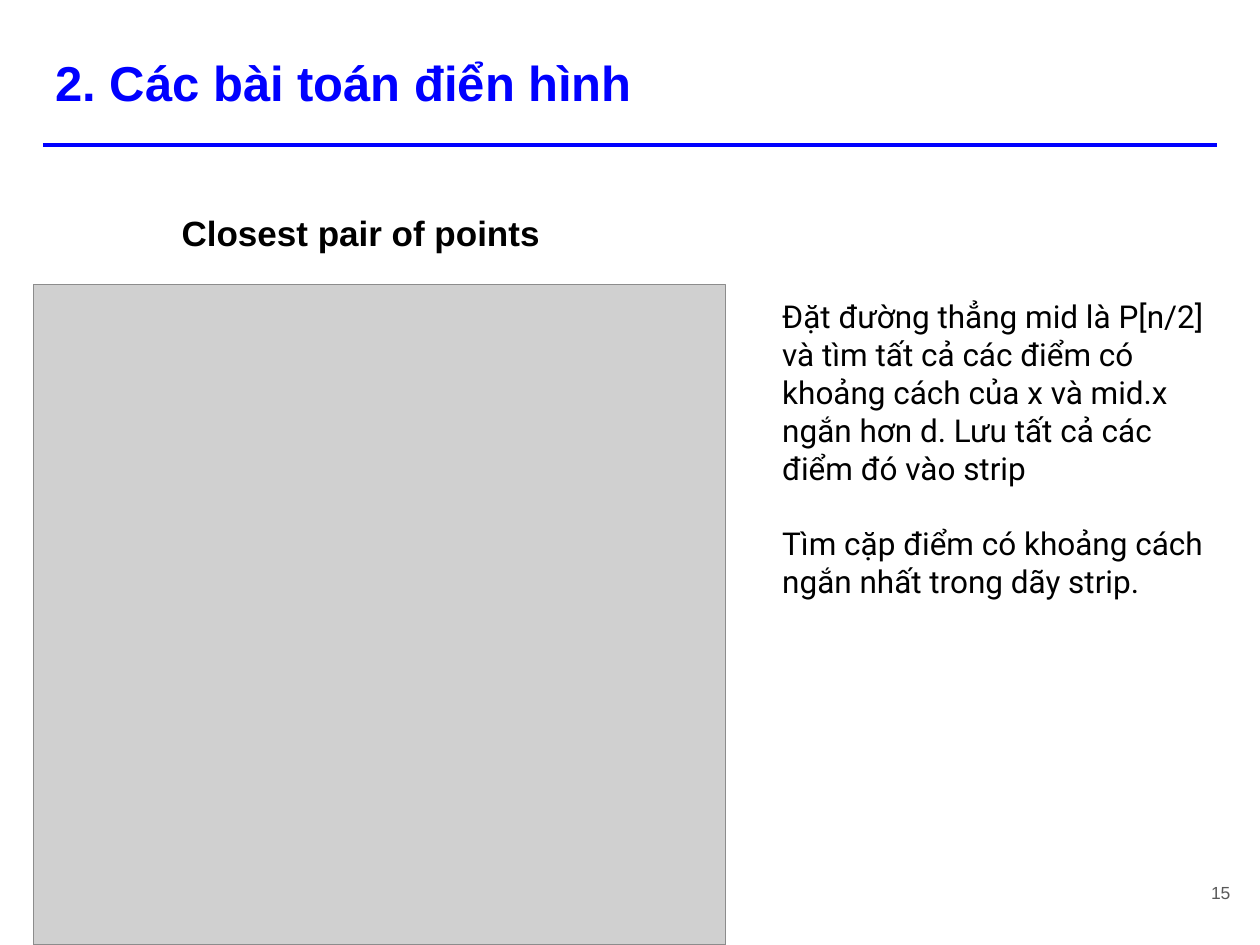
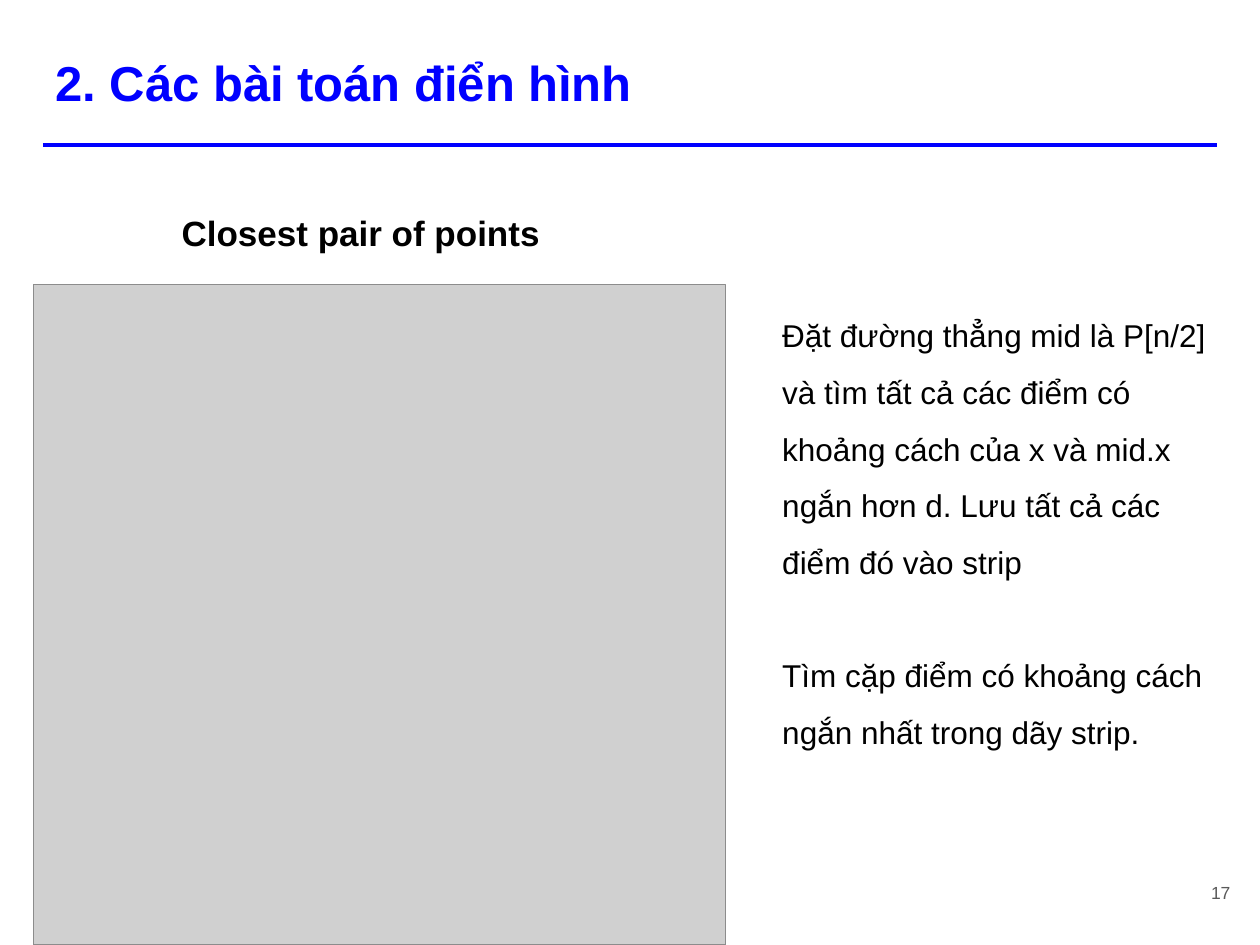
Before and after one commit to tiennvcs/CS112.L11.KHTN-DesignAnalysisAlgorithm, a slide deck: slide 17 of Seminar/[Seminar] Divide and Conquer.pptx (slide 15 before the commit). Drawn at 1260x945 pixels with LibreOffice and Linux fonts; fonts in the diff are those of the drawing; grey boxes stand for pictures. Boxes give left, top, right and bottom in pixels: in the first picture for what was removed or moved away, otherwise in the second. Text is boxed around its words. In the diff, an @@ line names an element or a change of style, - is before the commit and + after.

```diff
--- a/Seminar/[Seminar] Divide and Conquer.pptx
+++ b/Seminar/[Seminar] Divide and Conquer.pptx
@@ text "Đặt đường thẳng mid là ..." at <box>782,322,1205,750</box>: font Roboto to Arial; line spacing 1 to 1.5 @@
@@ page number at <box>1211,887,1230,899</box>: text changed @@
-15
+17
```
Also in this commit, not shown: 16 other slides changed, 7 slides added, 1 slide removed.
